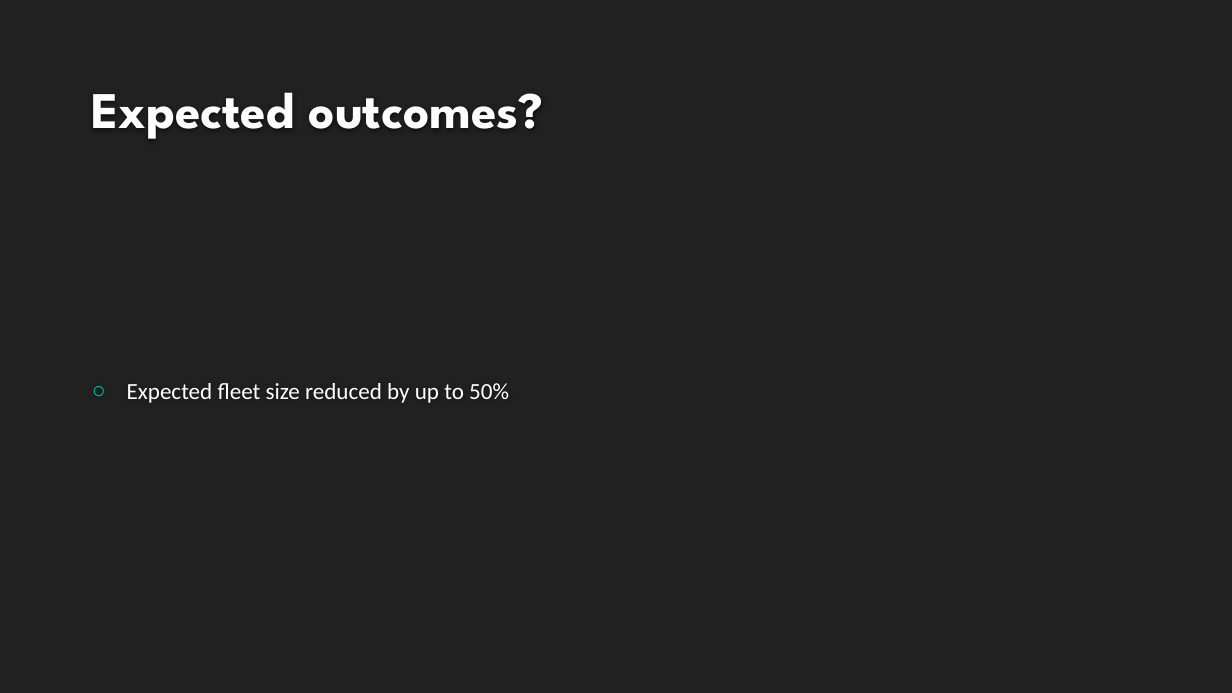
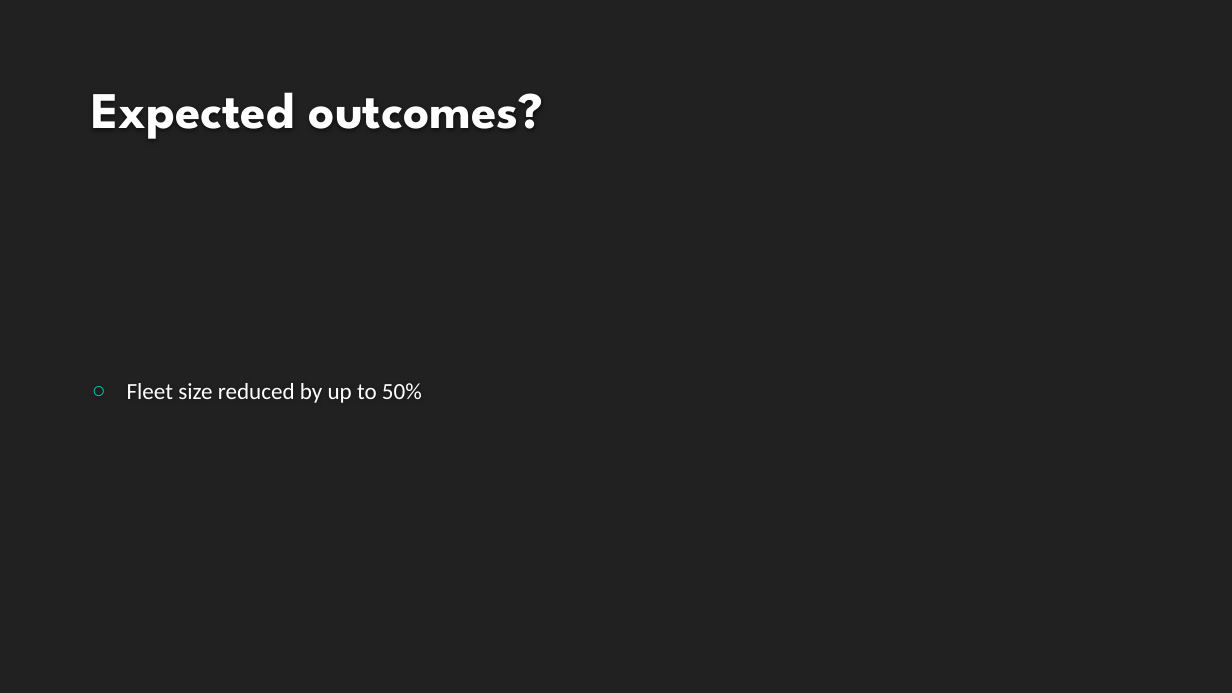
Before and after one commit to VikingDai/Honours-MAPF, a slide deck: slide 43 of Documents/Intermediate Presentation/NewPresentation.pptx (slide 44 before the commit). Drawn at 1232x693 pixels with LibreOffice and Linux fonts; fonts in the diff are those of the drawing; background and template pictures are left out. Boxes give left, top, right and bottom in pixels: in the first picture for what was removed or moved away, otherwise in the second. Text is boxed around its words. In the diff, an @@ line names an element or a change of style, - is before the commit and + after.

```diff
--- a/Documents/Intermediate Presentation/NewPresentation.pptx
+++ b/Documents/Intermediate Presentation/NewPresentation.pptx
@@ text at (127, 383, 422, 403): text changed @@
-○ Expected fleet size reduced by up to 50%
+○ Fleet size reduced by up to 50%
```
Also in this commit, not shown: 11 other slides changed, 1 slide added, 1 slide removed.
